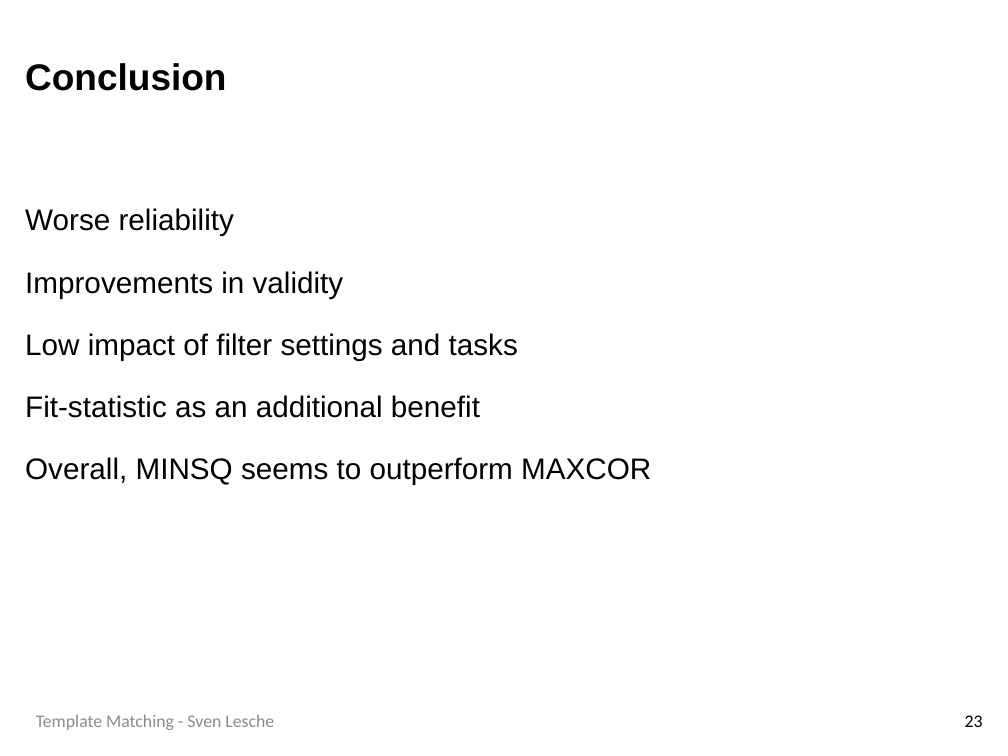
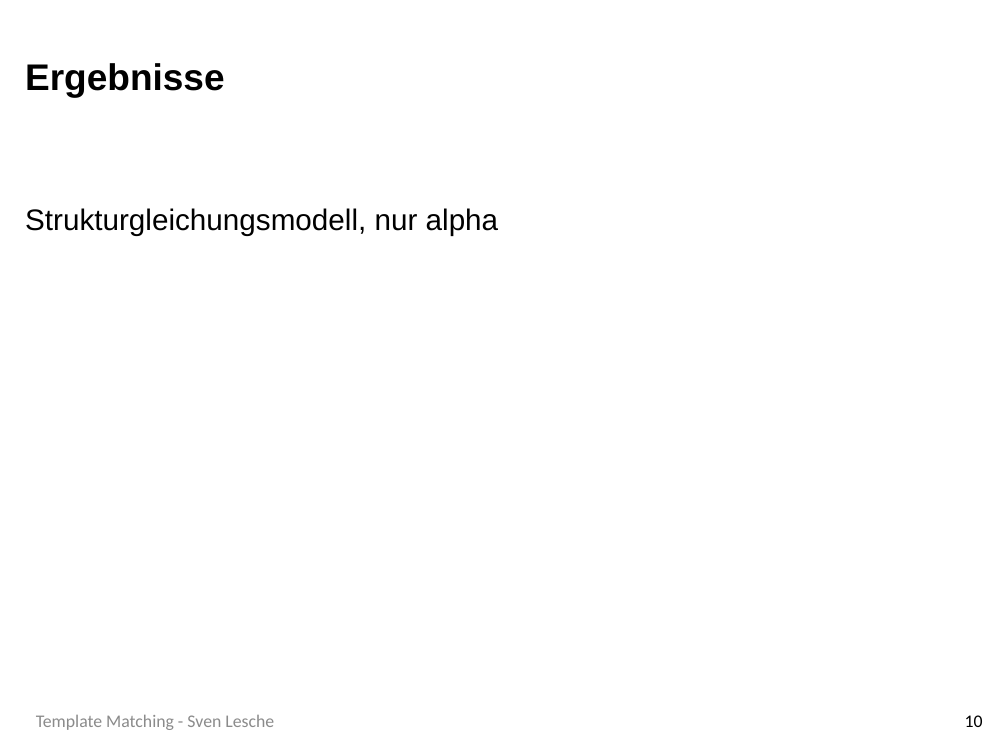
Before and after one commit to SLesche/levy-intelligence, a slide deck: slide 10 of presentations/levy_presentation.pptx (slide 23 before the commit). Drawn at 1008x756 pixels with LibreOffice and Linux fonts; fonts in the diff are those of the drawing; background and template pictures are left out. Boxes give left, top, right and bottom in pixels: in the first picture for what was removed or moved away, otherwise in the second. Text is boxed around its words. In the diff, an @@ line names an element or a change of style, - is before the commit and + after.

```diff
--- a/presentations/levy_presentation.pptx
+++ b/presentations/levy_presentation.pptx
@@ title at box(25, 63, 224, 97): text changed @@
-Conclusion
+Ergebnisse
@@ text at box(25, 208, 499, 236): text changed @@
-Worse reliability
-Improvements in validity
-Low impact of filter settings and tasks
-Fit-statistic as an additional benefit
-Overall, MINSQ seems to outperform MAXCOR
+Strukturgleichungsmodell, nur alpha
@@ page number at box(965, 715, 983, 727): text changed @@
-23
+10
```
Also in this commit, not shown: 13 other slides changed, 3 slides added, 26 slides removed.
